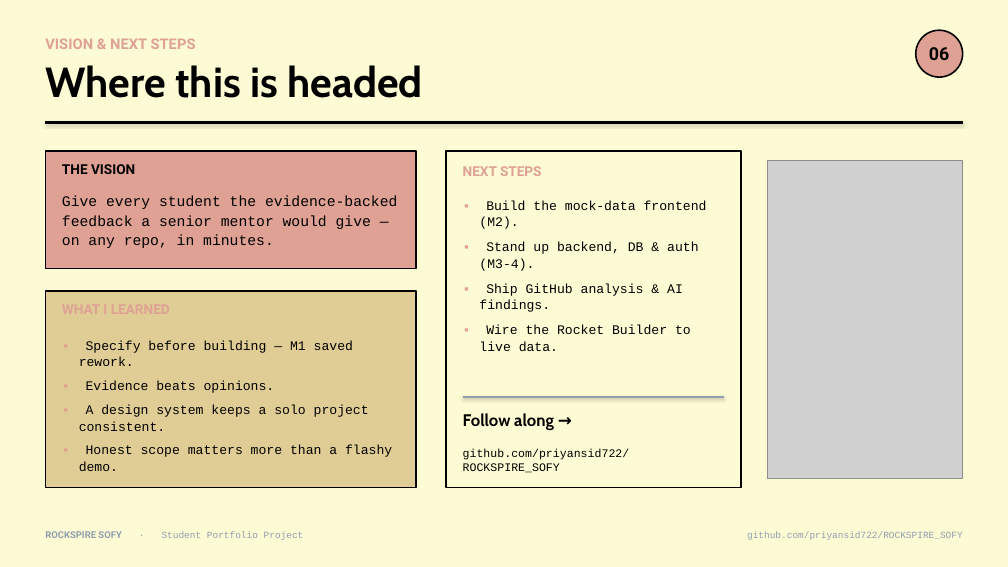
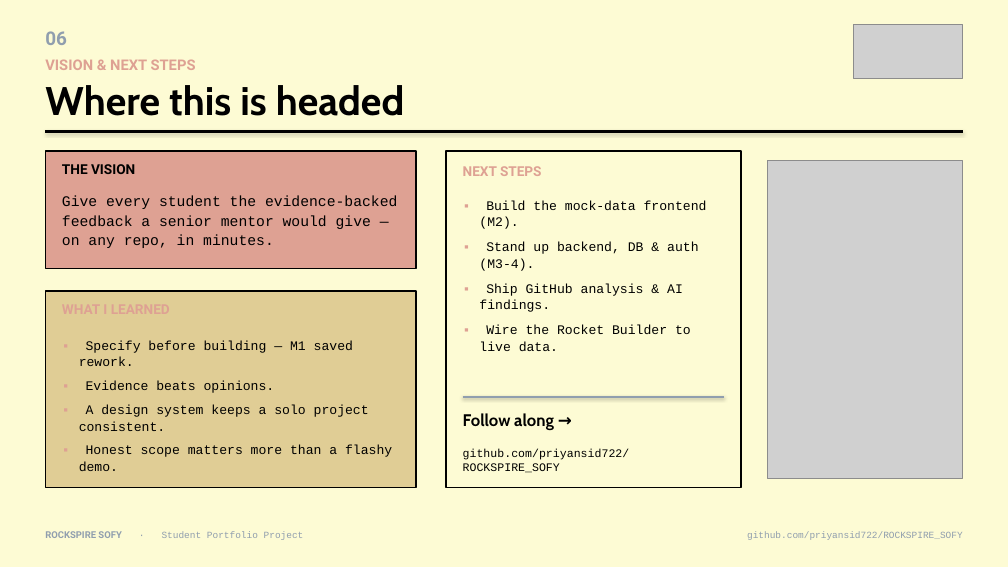
Before and after one commit to priyansid722/ROCKSPIRE_SOFY, a slide deck: slide 6 of presentation/Rockspire_Sofy_Presentation.pptx. Drawn at 1008x567 pixels with LibreOffice and Linux fonts; fonts in the diff are those of the drawing; grey boxes stand for pictures. Boxes give left, top, right and bottom in pixels: in the first picture for what was removed or moved away, otherwise in the second. Text is boxed around its words. In the diff, an @@ line names an element or a change of style, - is before the commit and + after.

```diff
--- a/presentation/Rockspire_Sofy_Presentation.pptx
+++ b/presentation/Rockspire_Sofy_Presentation.pptx
@@ text "06": place and size @@
-text "06" at bbox=[929, 47, 949, 60]
+text "06" at bbox=[45, 31, 67, 45]
@@ text "06" at bbox=[45, 31, 67, 45]: size 17 to 18 pt, text colour #000000 to #909EAE; alignment centre to left @@
@@ picture added at bbox=[854, 24, 963, 79] @@
@@ text "VISION & NEXT STEPS": place and size @@
-text "VISION & NEXT STEPS" at bbox=[45, 38, 196, 49]
+text "VISION & NEXT STEPS" at bbox=[45, 59, 196, 70]
@@ ellipse removed at bbox=[916, 30, 963, 77] @@
@@ text "Where this is headed": place and size @@
-text "Where this is headed" at bbox=[45, 65, 423, 98]
+text "Where this is headed" at bbox=[45, 85, 405, 116]
@@ text "Where this is headed" at bbox=[45, 85, 405, 116]: size 40 to 38 pt @@
@@ elbow line moved from (45, 123) - (963, 123) to (45, 132) - (963, 132) @@
```
Also in this commit, not shown: 5 other slides changed, 2 other files.
